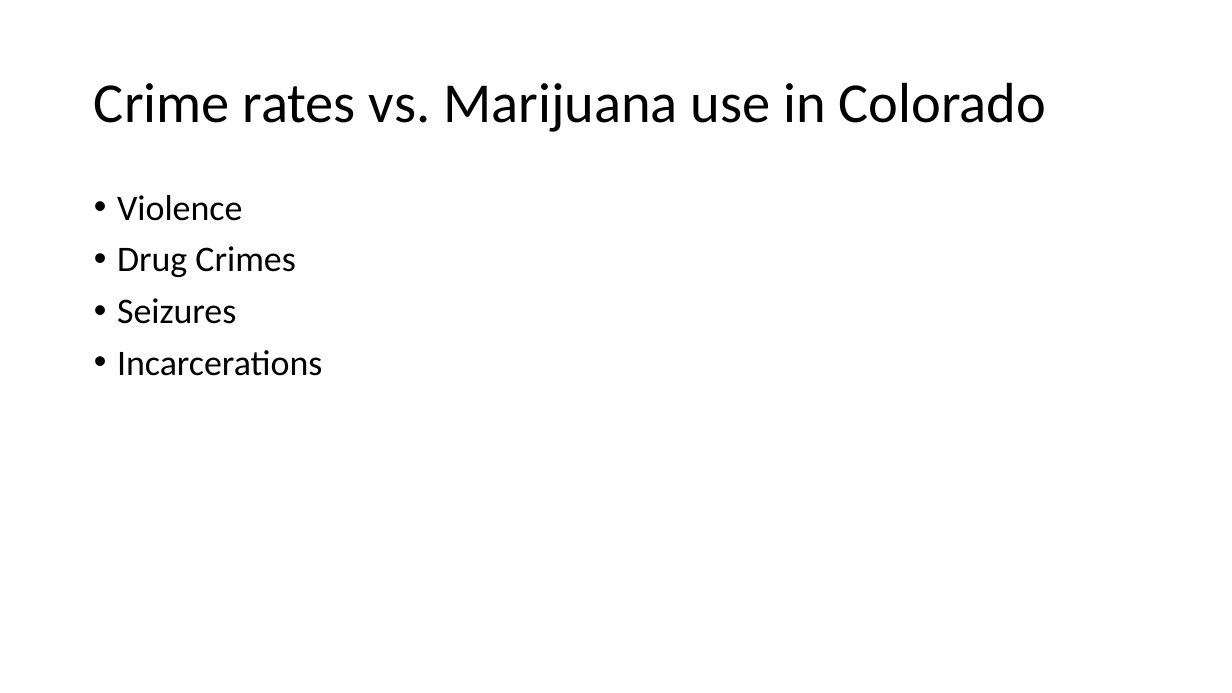
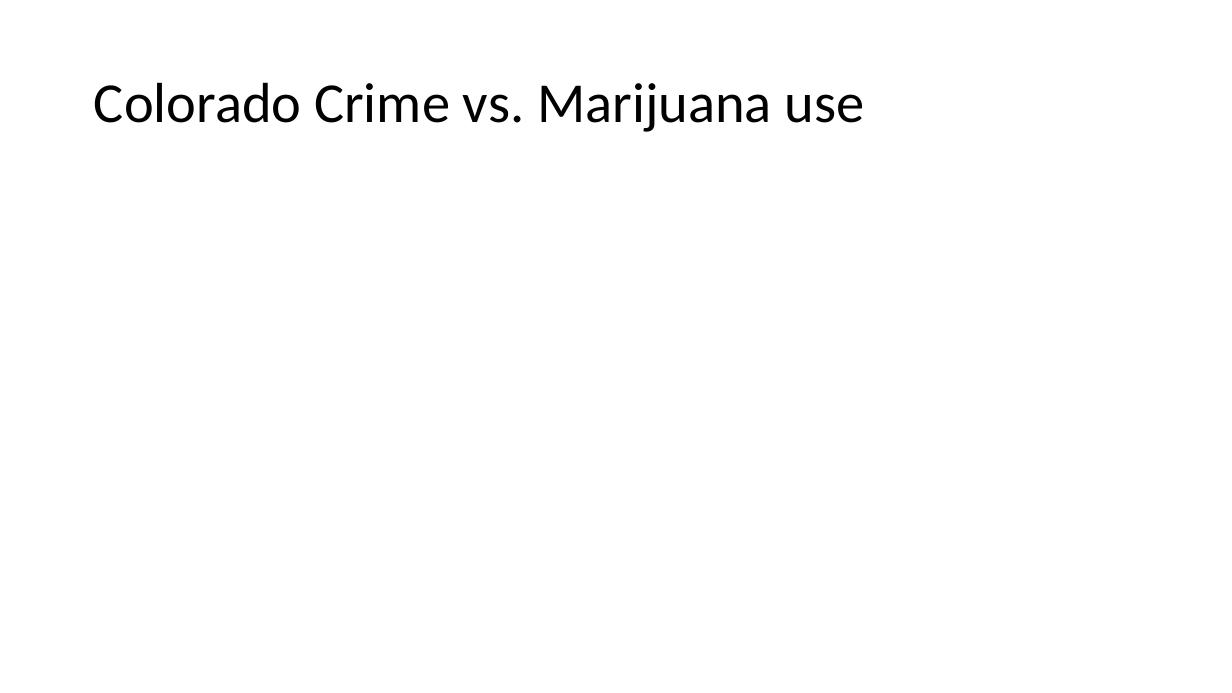
Before and after one commit to zdsteele/Project_1, a slide deck: slide 10 of Outline.pptx (slide 7 before the commit). Drawn at 1232x693 pixels with LibreOffice and Linux fonts; fonts in the diff are those of the drawing. Boxes give left, top, right and bottom in pixels: in the first picture for what was removed or moved away, otherwise in the second. Text is boxed around its words. In the diff, an @@ line names an element or a change of style, - is before the commit and + after.

```diff
--- a/Outline.pptx
+++ b/Outline.pptx
@@ title at <box>94,82,865,132</box>: text changed @@
-Crime rates vs. Marijuana use in Colorado
+Colorado Crime vs. Marijuana use
@@ text removed at <box>117,195,322,376</box> @@
-• Violence
-• Drug Crimes
-• Seizures
-• Incarcerations
```
Also in this commit, not shown: 1 other slide changed, 8 slides added, 15 slides removed.
